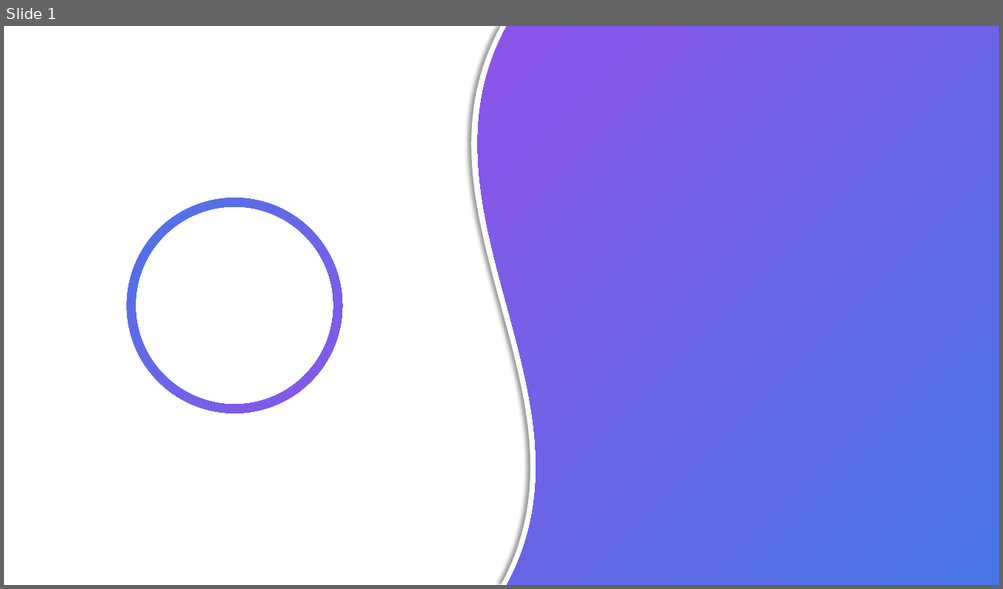
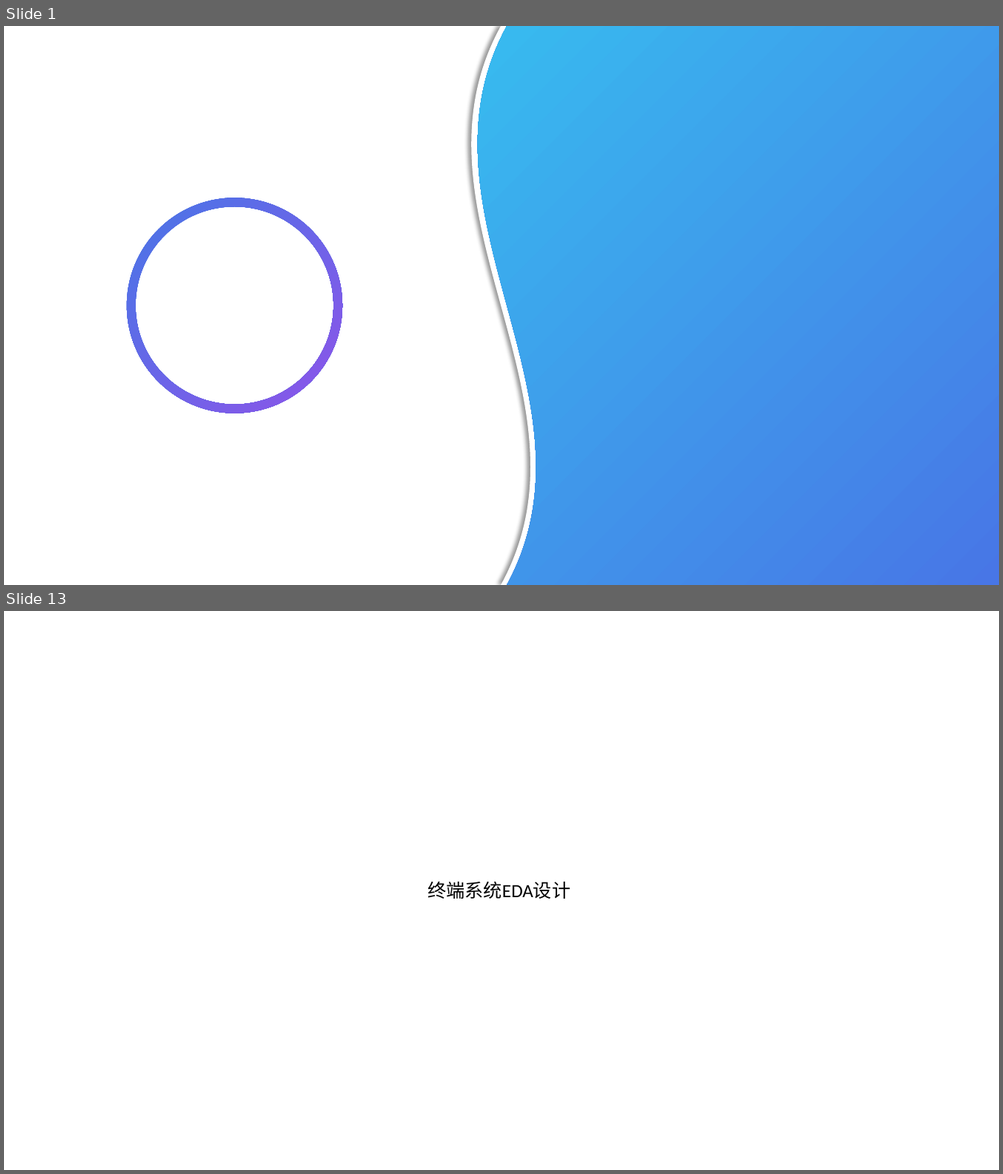
Before and after one commit to zyldgd/Graduation_Project, a slide deck: Thesis/ppt/论文答辩.pptx. Shown one above the other, each under a label of ours: slide 1 before the commit, slides 1 and 13 after it; the slides between them are not shown. The pictures are 1003x589 and 1003x1174 pixels, drawn with LibreOffice and Linux fonts; fonts in the diff are those of the drawing. Boxes give left, top, right and bottom in pixels: in the first picture for what was removed or moved away, otherwise in the second. Text is boxed around its words. In the diff, an @@ line names an element or a change of style, - is before the commit and + after.

```diff
--- a/Thesis/ppt/论文答辩.pptx
+++ b/Thesis/ppt/论文答辩.pptx
@@ slide 13 added at <box>4,611,999,1170</box>, background #FFFFFF @@
@@ text added at <box>427,882,570,899</box>, 18 pt, text #000000 @@
+终端系统EDA设计
@@ slide 1 changed as well @@
@@ freeform shape at <box>478,26,999,585</box>: fill gradient #4876E6 to #8D54E9 to gradient #4876E6 to #37BBEF @@
```
Also in this commit, not shown: 26 other slides added, 1 slide removed, 1 other file.
